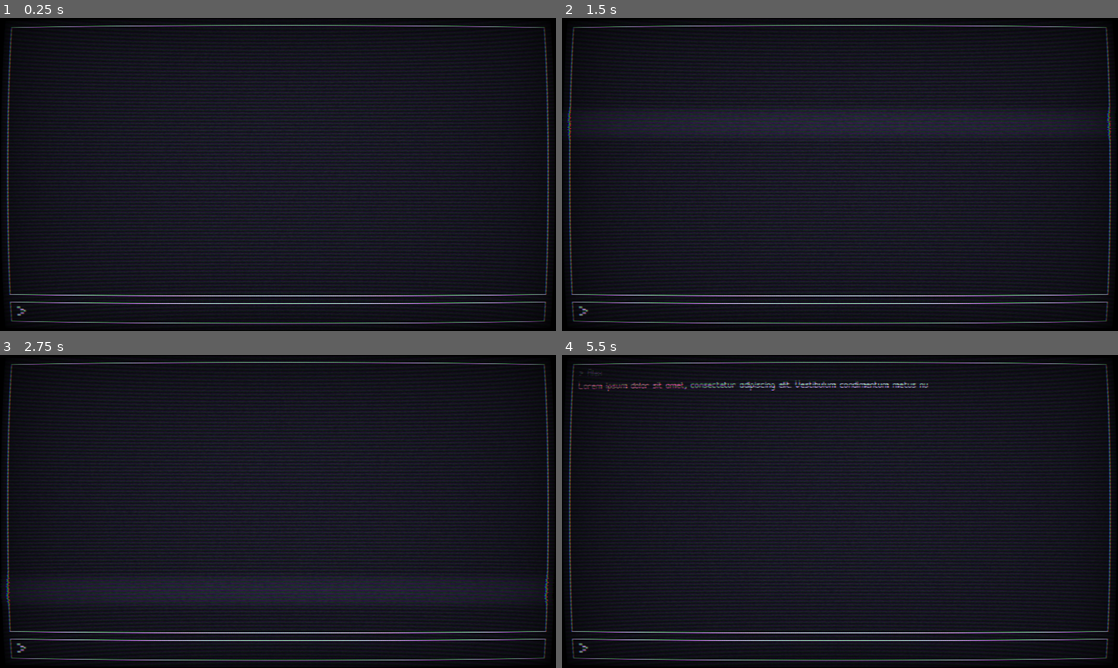
Above: before the commit, frames 1-4 (two rows, left to right).
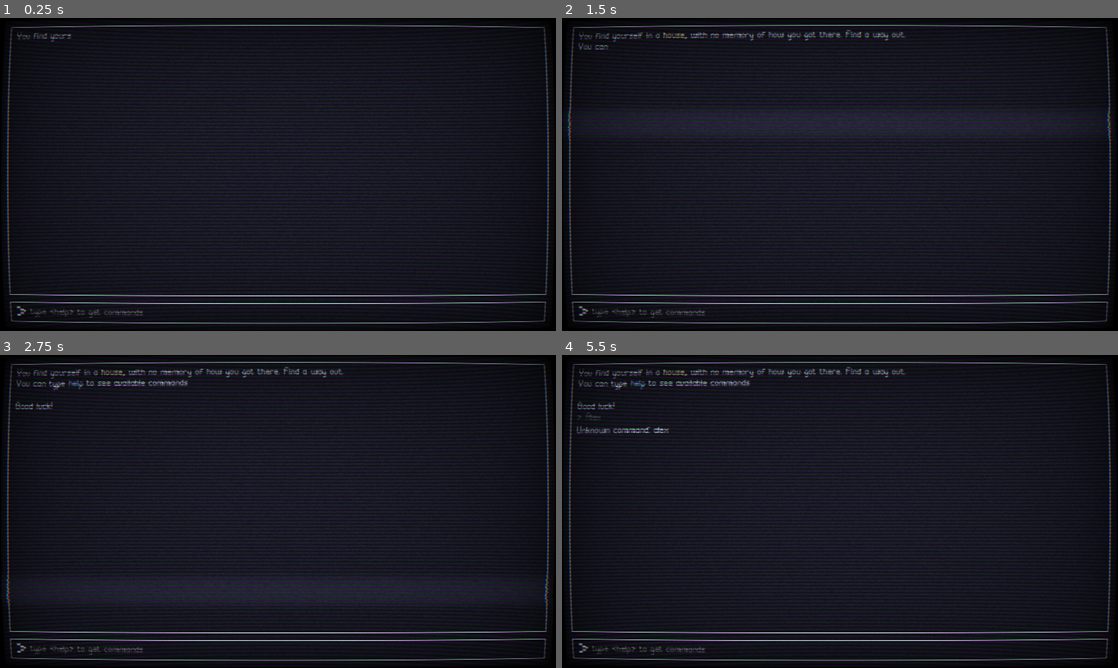
Above: after the commit, the same moments.

Repository: salty-max/namzar
Game: Godot game, scene res://scenes/game/game.tscn
Two runs of this game, one before a commit and one after it. Both use one fixed random seed, a clock stepped at 60 frames per second and the inputs below. The project has no main scene, so this scene is started directly.
Inputs (mouse positions are in pixels of both pictures, inside the frame that each line leads up to):
- Up to frame 1 (0.25 s): no input
- Up to frame 2 (1.5 s): no input
- Up to frame 3 (2.75 s): no input
- Up to frame 4 (5.5 s): click (845, 649) at 2.77 s; type "Alex" at 2.85 s; tap Enter at 4.25 s

The runs differ from the first frame. In frame 1, 0.3% of the frame differs, in the area x 3-26%, y 4-96%; in frame 2, 0.9%; in frame 3, 1.3%; in frame 4, 2.1%, in the area x 2-66%, y 3-96%.

Commit message:
:sparkles: basic command parser + music + output refactor

Diff:
--- /dev/null
+++ b/components/command_parser.gd
@@ -0,0 +1,41 @@
+class_name CommandParser
+extends Node
+
+const COMMAND_DEFS := {
+	"go": 2,
+	"back": 1,
+	"attack": 4,
+	"help": 1
+}
+
+
+func parse_command(input: String) -> String:
+	var words = input.to_lower().split(" ", false)
+	if words.is_empty():
+		return "Empty command..."
+
+	var cmd: String = words[0]
+	if not COMMAND_DEFS.has(cmd):
+		return "Unknown command: %s" % [cmd]
+
+	var expected_args_count = COMMAND_DEFS[cmd] - 1
+	var args = words.slice(1)
+
+	match cmd:
+		"go":
+			return _go(args)
+		"help":
+			return _help()
+
+	return '[color="#ff0000"]Wololo![/color]'
+
+
+func _go(args: Array) -> String:
+	if args.is_empty():
+		return "Go where?"
+
+	return "You go %s" % args[0]
+
+
+func _help() -> String:
+	return 'Available commands:\n- [color="#89b4fa"]go[/color] <location>\n- [color="#89b4fa"]help[/color]'
--- /dev/null
+++ b/components/event_bus.gd
@@ -0,0 +1,4 @@
+extends Node
+
+signal text_scroll_started
+signal text_scroll_finished
--- a/default_bus_layout.tres
+++ b/default_bus_layout.tres
@@ -11,5 +11,5 @@
 bus/2/solo = false
 bus/2/mute = false
 bus/2/bypass_fx = false
-bus/2/volume_db = 0.0
+bus/2/volume_db = -20.3764
 bus/2/send = &"Master"
--- a/project.godot
+++ b/project.godot
@@ -17,6 +17,8 @@
 [autoload]
 
 SFXPlayer="*res://scenes/audio/sfx_player.tscn"
+MusicPlayer="*res://scenes/audio/music_player.tscn"
+EventBus="*res://components/event_bus.gd"
 
 [display]
 
@@ -31,6 +33,7 @@
 
 folder_colors={
 "res://assets/": "red",
+"res://components/": "teal",
 "res://resources/": "green",
 "res://scenes/": "blue"
 }
--- /dev/null
+++ b/scenes/audio/music_player.tscn
@@ -0,0 +1,9 @@
+[gd_scene load_steps=2 format=3 uid="uid://cdam8yrs1ygph"]
+
+[ext_resource type="Script" path="res://scenes/game/sound_player.gd" id="1_n7rj5"]
+
+[node name="MusicPlayer" type="Node"]
+script = ExtResource("1_n7rj5")
+
+[node name="AudioStreamPlayer" type="AudioStreamPlayer" parent="."]
+bus = &"Music"
--- a/scenes/game/game.gd
+++ b/scenes/game/game.gd
@@ -1,12 +1,15 @@
 class_name Game
 extends Control
 
-const HistoryRow := preload("res://scenes/history_row/history_row.tscn")
+const OUTPUT := preload("res://scenes/output/output.tscn")
+const INPUT_RESPONSE := preload("res://scenes/input_response/input_response.tscn")
+const MUSIC := preload("res://assets/audio/STILES - Ammo Count- 00.mp3")
 
 @export var animated_text: bool = true
-@export var text_animation_speed: float = 1.0
+@export var text_scroll_speed: float = 1.0
 @export var max_history_length: int = 30
 
+@onready var command_parser: CommandParser = $CommandParser
 @onready var history: VBoxContainer = %History
 @onready var scroll: ScrollContainer = %Scroll
 @onready var scroll_bar: VScrollBar = %Scroll.get_v_scroll_bar()
@@ -18,24 +21,49 @@
 func _ready() -> void:
 	scroll_bar.changed.connect(_on_scroll_bar_changed)
 	max_scroll_length = scroll_bar.max_value
+	MusicPlayer.play(MUSIC)
 
-func _on_text_input_text_submitted(new_text: String) -> void:
-	if new_text.is_empty():
+	if animated_text:
+		EventBus.text_scroll_started.connect(_on_text_scroll_started)
+		EventBus.text_scroll_finished.connect(_on_text_scroll_finished)
+
+	_create_output('You find yourself in a [color="#f9e2af"]house[/color], with no memory of how you got there. Find a way out.\nYou can type [color="#89b4fa"]help[/color] to see available commands.\n\nGood luck!')
+
+
+func _process_input(input: String) -> void:
+	if input.is_empty():
 		return
 
-	var row := HistoryRow.instantiate()
-	row.is_text_animated = animated_text
-	row.animation_speed = text_animation_speed
-	if animated_text:
-		row.animation_started.connect(_on_response_animation_started)
-		row.animation_finished.connect(_on_response_animation_finished)
-	row.set_text(new_text, '[color="#f38ba8"]Lorem ipsum dolor sit amet[/color], consectetur adipiscing elit. Vestibulum condimentum metus nulla, sit amet facilisis leo egestas ac. Vestibulum ante ipsum primis in faucibus orci luctus et ultrices posuere cubilia curae; Etiam lacinia eget risus vitae scelerisque. Duis sagittis congue vehicula.')
-	history.add_child(row)
+	var res := command_parser.parse_command(input)
+	_create_input_response(input ,res)
 
+
+func _create_output(text: String) -> void:
+	var output := OUTPUT.instantiate()
+	output.is_text_animated = animated_text
+	output.text_scroll_speed = text_scroll_speed
+	output.display(text)
+	history.add_child(output)
+
+func _create_input_response(input: String, res: String) -> void:
+	var response := INPUT_RESPONSE.instantiate()
+
+	response.is_text_animated = animated_text
+	response.text_scroll_speed = text_scroll_speed
+	response.set_text(input, res)
+	history.add_child(response)
+
+
+func _delete_old_history() -> void:
 	if history.get_child_count() >= max_history_length:
 		var rows_to_forget := history.get_child_count() - max_history_length
 		for i in range(rows_to_forget):
 			history.get_child(i).queue_free()
+
+
+func _on_text_input_text_submitted(new_text: String) -> void:
+	_process_input(new_text)
+	_delete_old_history()
 
 
 func _on_scroll_bar_changed() -> void:
@@ -44,9 +72,9 @@
 		scroll.scroll_vertical = scroll_bar.max_value
 
 
-func _on_response_animation_started() -> void:
+func _on_text_scroll_started() -> void:
 	text_input.editable = false
 
 
-func _on_response_animation_finished() -> void:
+func _on_text_scroll_finished() -> void:
 	text_input.editable = true
--- a/scenes/game/game.tscn
+++ b/scenes/game/game.tscn
@@ -1,8 +1,9 @@
-[gd_scene load_steps=8 format=3 uid="uid://cjfsr127f4k1m"]
+[gd_scene load_steps=9 format=3 uid="uid://cjfsr127f4k1m"]
 
 [ext_resource type="Script" path="res://scenes/game/game.gd" id="1_efsbg"]
 [ext_resource type="Material" uid="uid://6pwtunr61svp" path="res://resources/shaders/crt.tres" id="2_7dbjk"]
 [ext_resource type="Script" path="res://scenes/game/text_input.gd" id="2_51yfh"]
+[ext_resource type="Script" path="res://components/command_parser.gd" id="4_iox2a"]
 
 [sub_resource type="LabelSettings" id="LabelSettings_2x5tq"]
 font_color = Color(0.803922, 0.839216, 0.956863, 1)
@@ -21,7 +22,7 @@
 grow_horizontal = 2
 grow_vertical = 2
 script = ExtResource("1_efsbg")
-text_animation_speed = 0.013
+text_scroll_speed = 0.013
 
 [node name="Background" type="PanelContainer" parent="."]
 layout_mode = 1
@@ -46,17 +47,26 @@
 layout_mode = 2
 size_flags_vertical = 3
 
-[node name="Scroll" type="ScrollContainer" parent="Background/MarginContainer/Rows/GameInfo"]
-unique_name_in_owner = true
+[node name="MarginContainer" type="MarginContainer" parent="Background/MarginContainer/Rows/GameInfo"]
+clip_contents = true
 layout_mode = 1
 anchors_preset = 15
 anchor_right = 1.0
 anchor_bottom = 1.0
 grow_horizontal = 2
 grow_vertical = 2
+theme_override_constants/margin_left = 8
+theme_override_constants/margin_top = 8
+theme_override_constants/margin_right = 8
+theme_override_constants/margin_bottom = 8
+
+[node name="Scroll" type="ScrollContainer" parent="Background/MarginContainer/Rows/GameInfo/MarginContainer"]
+unique_name_in_owner = true
+clip_contents = false
+layout_mode = 2
 horizontal_scroll_mode = 0
 
-[node name="History" type="VBoxContainer" parent="Background/MarginContainer/Rows/GameInfo/Scroll"]
+[node name="History" type="VBoxContainer" parent="Background/MarginContainer/Rows/GameInfo/MarginContainer/Scroll"]
 unique_name_in_owner = true
 layout_mode = 2
 size_flags_horizontal = 3
@@ -97,6 +107,7 @@
 theme_override_styles/focus = SubResource("StyleBoxEmpty_ox5fg")
 theme_override_styles/read_only = SubResource("StyleBoxEmpty_umoxs")
 theme_override_styles/normal = SubResource("StyleBoxEmpty_2gji6")
+placeholder_text = "type <help> to get commands"
 caret_blink = true
 caret_force_displayed = true
 script = ExtResource("2_51yfh")
@@ -113,5 +124,8 @@
 mouse_filter = 2
 color = Color(1, 1, 1, 0)
 
+[node name="CommandParser" type="Node" parent="."]
+script = ExtResource("4_iox2a")
+
 [connection signal="text_submitted" from="Background/MarginContainer/Rows/Prompt/MarginContainer/HBoxContainer/TextInput" to="." method="_on_text_input_text_submitted"]
 [connection signal="text_submitted" from="Background/MarginContainer/Rows/Prompt/MarginContainer/HBoxContainer/TextInput" to="Background/MarginContainer/Rows/Prompt/MarginContainer/HBoxContainer/TextInput" method="_on_text_submitted"]
--- a/scenes/history_row/history_row.gd
+++ /dev/null
@@ -1,53 +0,0 @@
-class_name HistoryRow
-extends MarginContainer
-
-signal animation_started
-signal animation_finished
-
-const TEXT_SCROLL_SOUND := preload("res://assets/audio/text_scroll.wav")
-
-@onready var response: RichTextLabel = %Response
-@onready var animation_player: AnimationPlayer = $AnimationPlayer
-
-var is_text_animated: bool
-var animation_speed: float = 0.05
-var delay: float = 0.0
-
-
-func _ready() -> void:
-	animation_player.animation_finished.connect(_on_animation_finished)
-
-
-func set_text(cmd: String, res: String) -> void:
-	if not is_node_ready():
-		await ready
-
-	%Feedback.text = cmd
-
-	if is_text_animated:
-		_start_typewriter(res)
-	else:
-		response.text = res
-
-
-func _start_typewriter(text: String) -> void:
-	response.text = text
-
-	# Remove bbcode from text
-	var regex = RegEx.new()
-	regex.compile(r"\[\/?[a-zA-Z0-9_=#:; ]+\]")
-	var raw_text = regex.sub(text, "", true)
-
-	var duration: float = raw_text.length() * animation_speed
-	var animation := animation_player.get_animation("typewriter")
-
-	animation.length = duration
-	animation.track_set_key_time(0, 1, duration)
-	animation_started.emit()
-	SFXPlayer.play(TEXT_SCROLL_SOUND)
-	animation_player.play("typewriter")
-
-
-func _on_animation_finished(_animation_name: String) -> void:
-	SFXPlayer.stop()
-	animation_finished.emit()
--- a/scenes/history_row/history_row.tscn
+++ /dev/null
@@ -1,89 +0,0 @@
-[gd_scene load_steps=5 format=3 uid="uid://bi6ryv8rmear8"]
-
-[ext_resource type="Script" path="res://scenes/history_row/history_row.gd" id="1_0l1j0"]
-
-[sub_resource type="Animation" id="Animation_rgh30"]
-length = 0.001
-tracks/0/type = "value"
-tracks/0/imported = false
-tracks/0/enabled = true
-tracks/0/path = NodePath("Rows/Response:visible_ratio")
-tracks/0/interp = 1
-tracks/0/loop_wrap = true
-tracks/0/keys = {
-"times": PackedFloat32Array(0),
-"transitions": PackedFloat32Array(1),
-"update": 0,
-"values": [0.0]
-}
-
-[sub_resource type="Animation" id="Animation_stx8y"]
-resource_name = "typewriter"
-tracks/0/type = "value"
-tracks/0/imported = false
-tracks/0/enabled = true
-tracks/0/path = NodePath("Rows/Response:visible_ratio")
-tracks/0/interp = 1
-tracks/0/loop_wrap = true
-tracks/0/keys = {
-"times": PackedFloat32Array(0, 1),
-"transitions": PackedFloat32Array(1, 1),
-"update": 0,
-"values": [0.0, 1.0]
-}
-
-[sub_resource type="AnimationLibrary" id="AnimationLibrary_qt138"]
-_data = {
-"RESET": SubResource("Animation_rgh30"),
-"typewriter": SubResource("Animation_stx8y")
-}
-
-[node name="HistoryRow" type="MarginContainer"]
-anchors_preset = 10
-anchor_right = 1.0
-offset_bottom = 46.0
-grow_horizontal = 2
-theme_override_constants/margin_left = 8
-theme_override_constants/margin_top = 8
-theme_override_constants/margin_right = 8
-theme_override_constants/margin_bottom = 8
-script = ExtResource("1_0l1j0")
-
-[node name="Rows" type="VBoxContainer" parent="."]
-layout_mode = 2
-theme_override_constants/separation = 8
-
-[node name="InputFeedback" type="HBoxContainer" parent="Rows"]
-layout_mode = 2
-
-[node name="Caret" type="Label" parent="Rows/InputFeedback"]
-layout_mode = 2
-theme_override_colors/font_color = Color(0.345098, 0.356863, 0.439216, 1)
-text = ">"
-
-[node name="Feedback" type="Label" parent="Rows/InputFeedback"]
-unique_name_in_owner = true
-layout_mode = 2
-size_flags_horizontal = 3
-theme_override_colors/font_color = Color(0.345098, 0.356863, 0.439216, 1)
-text = "input feedback"
-
-[node name="Response" type="RichTextLabel" parent="Rows"]
-unique_name_in_owner = true
-clip_contents = false
-layout_mode = 2
-size_flags_vertical = 0
-theme_override_constants/table_v_separation = 0
-theme_override_constants/outline_size = 0
-theme_override_constants/line_separation = 6
-bbcode_enabled = true
-text = "[color=\"#f38ba8\"]Lorem ipsum dolor sit amet[/color], consectetur adipiscing elit. Vestibulum condimentum metus nulla, sit amet facilisis leo egestas ac. Vestibulum ante ipsum primis in faucibus orci luctus et ultrices posuere cubilia curae; Etiam lacinia eget risus vitae scelerisque. Duis sagittis congue vehicula."
-fit_content = true
-scroll_active = false
-visible_characters = 0
-visible_ratio = 0.0
-
-[node name="AnimationPlayer" type="AnimationPlayer" parent="."]
-libraries = {
-"": SubResource("AnimationLibrary_qt138")
-}
--- /dev/null
+++ b/scenes/input_response/input_response.gd
@@ -0,0 +1,18 @@
+class_name InputResponse
+extends VBoxContainer
+
+@onready var output: Output = %Output
+
+var is_text_animated: bool
+var text_scroll_speed: float = 0.05
+
+
+func set_text(cmd: String, res: String) -> void:
+	if not is_node_ready():
+		await ready
+
+	%Feedback.text = cmd
+
+	output.is_text_animated = is_text_animated
+	output.text_scroll_speed = text_scroll_speed
+	output.display(res)
--- /dev/null
+++ b/scenes/input_response/input_response.tscn
@@ -0,0 +1,31 @@
+[gd_scene load_steps=3 format=3 uid="uid://bi6ryv8rmear8"]
+
+[ext_resource type="Script" path="res://scenes/input_response/input_response.gd" id="1_wmp5e"]
+[ext_resource type="PackedScene" uid="uid://bgf3g0la6unwq" path="res://scenes/output/output.tscn" id="2_xgmkm"]
+
+[node name="InputResponse" type="VBoxContainer"]
+offset_left = 8.0
+offset_top = 8.0
+offset_right = 632.0
+offset_bottom = 38.0
+theme_override_constants/separation = 8
+script = ExtResource("1_wmp5e")
+
+[node name="InputFeedback" type="HBoxContainer" parent="."]
+layout_mode = 2
+
+[node name="Caret" type="Label" parent="InputFeedback"]
+layout_mode = 2
+theme_override_colors/font_color = Color(0.345098, 0.356863, 0.439216, 1)
+text = ">"
+
+[node name="Feedback" type="Label" parent="InputFeedback"]
+unique_name_in_owner = true
+layout_mode = 2
+size_flags_horizontal = 3
+theme_override_colors/font_color = Color(0.345098, 0.356863, 0.439216, 1)
+text = "input feedback"
+
+[node name="Output" parent="." instance=ExtResource("2_xgmkm")]
+unique_name_in_owner = true
+layout_mode = 2
--- /dev/null
+++ b/scenes/input_response/response.gd
@@ -0,0 +1,44 @@
+class_name Output
+extends RichTextLabel
+
+const TEXT_SCROLL_SOUND := preload("res://assets/audio/text_scroll.wav")
+
+@export var text_scroll_speed: float
+@export var is_text_animated: bool
+
+@onready var animation_player: AnimationPlayer = $AnimationPlayer
+
+
+func _ready() -> void:
+	if is_text_animated:
+		animation_player.animation_finished.connect(_on_animation_finished)
+
+
+func display(output: String) -> void:
+	if not is_node_ready():
+		await ready
+
+	text = output
+
+	if not is_text_animated:
+		visible_ratio = 1
+		return
+
+	# Remove bbcode from text
+	var regex = RegEx.new()
+	regex.compile(r"\[\/?[a-zA-Z0-9_=#:; ]+\]")
+	var raw_text = regex.sub(text, "", true)
+
+	var duration: float = raw_text.length() * text_scroll_speed
+	var animation := animation_player.get_animation("text_scroll")
+
+	animation.length = duration
+	animation.track_set_key_time(0, 1, duration)
+	EventBus.text_scroll_started.emit()
+	SFXPlayer.play(TEXT_SCROLL_SOUND)
+	animation_player.play("text_scroll")
+
+
+func _on_animation_finished(_animation_name: String) -> void:
+	SFXPlayer.stop()
+	EventBus.text_scroll_finished.emit()
--- /dev/null
+++ b/scenes/output/output.tscn
@@ -0,0 +1,65 @@
+[gd_scene load_steps=5 format=3 uid="uid://bgf3g0la6unwq"]
+
+[ext_resource type="Script" path="res://scenes/input_response/response.gd" id="1_bp42w"]
+
+[sub_resource type="Animation" id="Animation_4xaa2"]
+resource_name = "text_scroll"
+tracks/0/type = "value"
+tracks/0/imported = false
+tracks/0/enabled = true
+tracks/0/path = NodePath(".:visible_ratio")
+tracks/0/interp = 1
+tracks/0/loop_wrap = true
+tracks/0/keys = {
+"times": PackedFloat32Array(0, 1),
+"transitions": PackedFloat32Array(1, 1),
+"update": 0,
+"values": [0.0, 1.0]
+}
+
+[sub_resource type="Animation" id="Animation_chytb"]
+length = 0.001
+tracks/0/type = "value"
+tracks/0/imported = false
+tracks/0/enabled = true
+tracks/0/path = NodePath(".:visible_ratio")
+tracks/0/interp = 1
+tracks/0/loop_wrap = true
+tracks/0/keys = {
+"times": PackedFloat32Array(0),
+"transitions": PackedFloat32Array(1),
+"update": 0,
+"values": [0.0]
+}
+
+[sub_resource type="AnimationLibrary" id="AnimationLibrary_mpnrx"]
+_data = {
+"RESET": SubResource("Animation_chytb"),
+"text_scroll": SubResource("Animation_4xaa2")
+}
+
+[node name="Output" type="RichTextLabel"]
+clip_contents = false
+anchors_preset = 15
+anchor_right = 1.0
+anchor_bottom = 1.0
+grow_horizontal = 2
+grow_vertical = 2
+size_flags_vertical = 0
+theme_override_constants/table_v_separation = 0
+theme_override_constants/outline_size = 0
+theme_override_constants/line_separation = 6
+bbcode_enabled = true
+text = "[color=\"#f38ba8\"]Lorem ipsum dolor sit amet[/color], consectetur adipiscing elit. Vestibulum condimentum metus nulla, sit amet facilisis leo egestas ac. Vestibulum ante ipsum primis in faucibus orci luctus et ultrices posuere cubilia curae; Etiam lacinia eget risus vitae scelerisque. Duis sagittis congue vehicula."
+fit_content = true
+scroll_active = false
+visible_characters = 0
+visible_ratio = 0.0
+script = ExtResource("1_bp42w")
+text_scroll_speed = 0.013
+is_text_animated = true
+
+[node name="AnimationPlayer" type="AnimationPlayer" parent="."]
+libraries = {
+"": SubResource("AnimationLibrary_mpnrx")
+}
Not shown, added: assets/audio/STILES - Ammo Count- 00.mp3.import
Not shown, changed: assets/audio/text_scroll.wav.import
Not shown, added: assets/audio/text_scroll_alt.wav.import
Not shown, added: assets/audio/STILES - Ammo Count- 00.mp3
Not shown, changed: assets/audio/text_scroll.wav
Not shown, added: assets/audio/text_scroll_alt.wav
